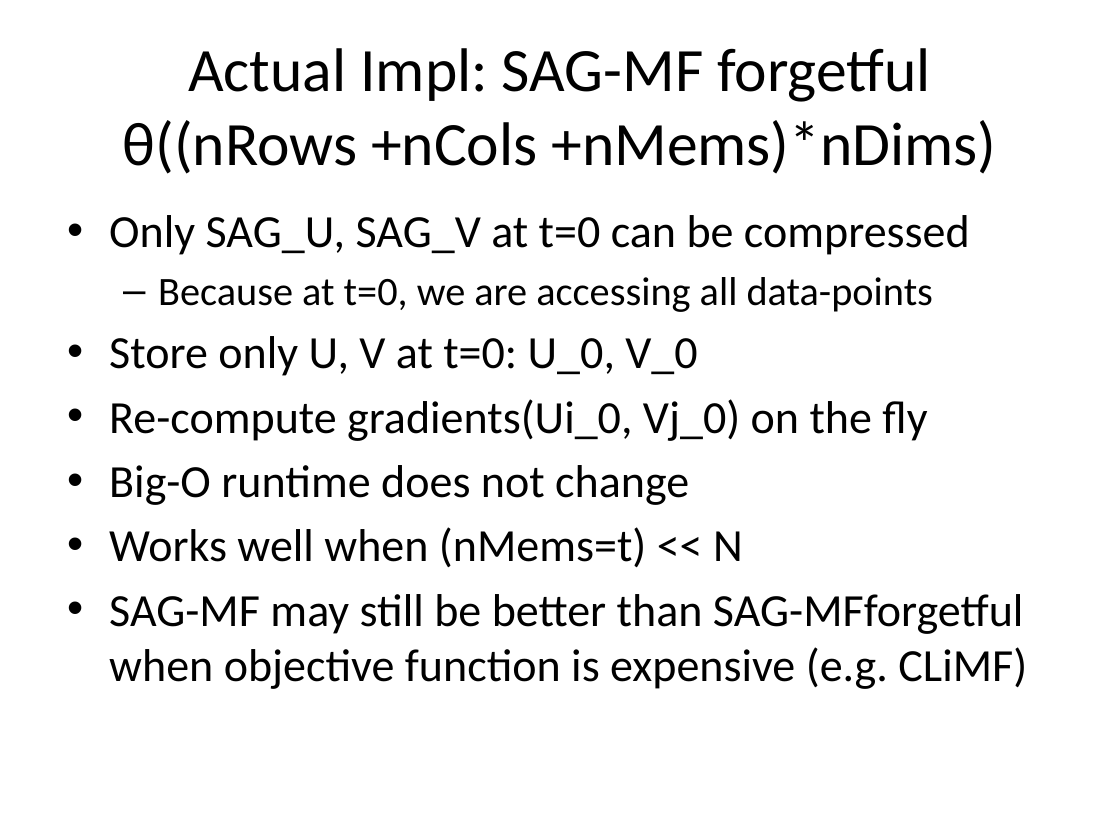
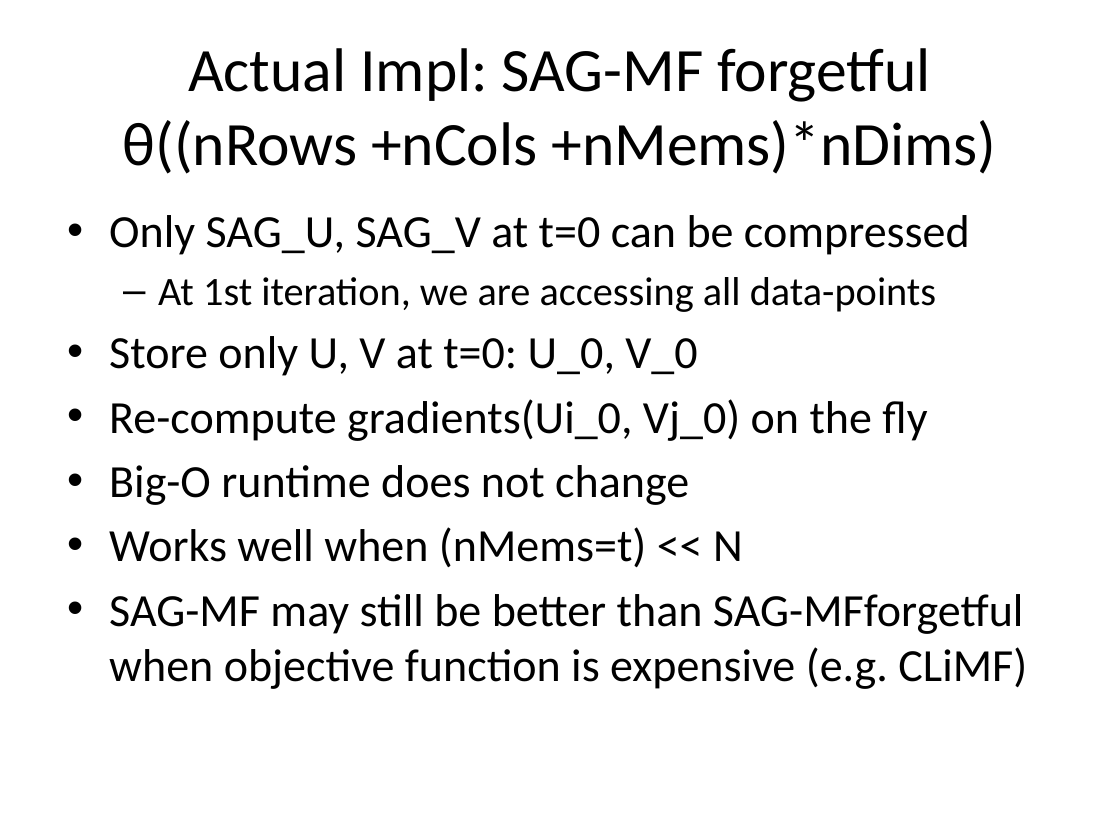
Before and after one commit to jamestklo/MatrixFactorizationMatlab, a slide deck: slide 16 of cs534L-SAGmf.pptx. Drawn at 1120x840 pixels with LibreOffice and Linux fonts; fonts in the diff are those of the drawing. Boxes give left, top, right and bottom in pixels: in the first picture for what was removed or moved away, otherwise in the second. Text is boxed around its words. In the diff, an @@ line names an element or a change of style, - is before the commit and + after.

```diff
--- a/cs534L-SAGmf.pptx
+++ b/cs534L-SAGmf.pptx
@@ text at [158,277,936,312]: text changed @@
-  – Because at t=0, we are accessing all data-points
+  – At 1st iteration, we are accessing all data-points
```
Also in this commit, not shown: 4 other slides changed, 1 slide added, 1 slide removed, 21 other files.
